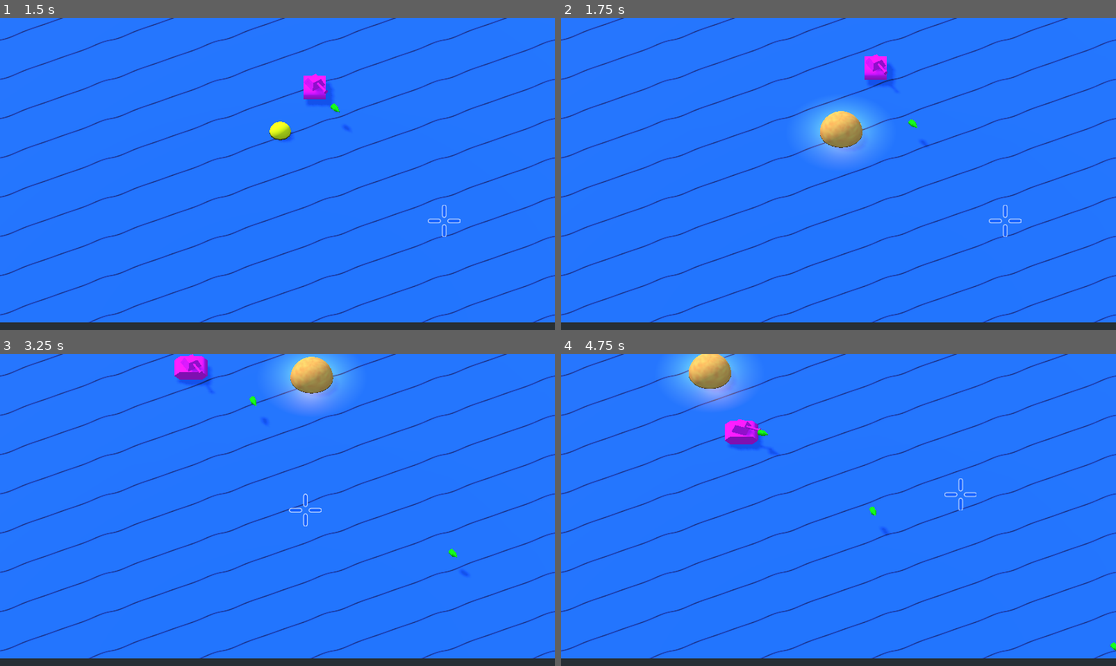
Above: before the commit, frames 1-4 (two rows, left to right).
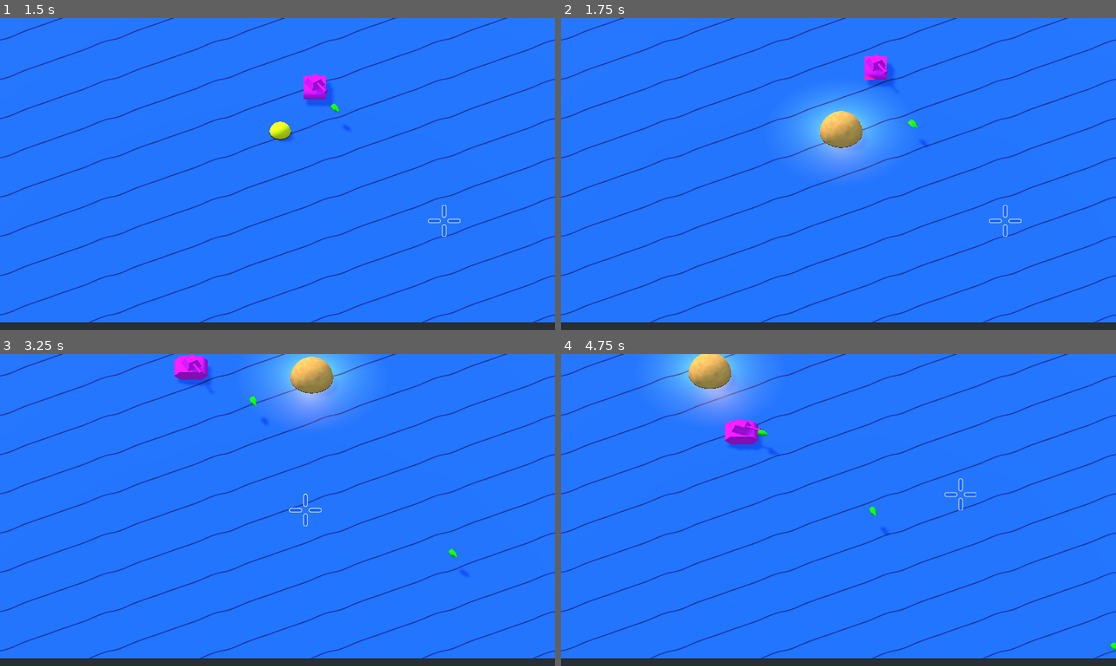
Above: after the commit, the same moments.

Repository: Hasnep/combatanks
Game: Godot game, scene res://World.tscn
The game is run twice, just before and just after one commit, with the same random seed, the same clock (stepped at 60 frames per second) and the same inputs.
Inputs (mouse positions are in pixels of both pictures, inside the frame that each line leads up to):
- Up to frame 1 (1.5 s): tap Enter at 0.5 s; move the mouse to (249, 236) at 0.52 s; hold Up (move_up) from 0.53 s (still down); right-click (249, 236) at 0.6 s; move the mouse to (444, 220) at 1.27 s; click (444, 220) at 1.35 s
- Up to frame 2 (1.75 s): keep holding Up (move_up)
- Up to frame 3 (3.25 s): move the mouse to (111, 463) at 2.02 s; release Up (move_up) at 2.03 s; hold Left (move_left) from 2.03 s (still down); right-click (111, 463) at 2.1 s; move the mouse to (305, 510) at 2.77 s; click (305, 510) at 2.85 s
- Up to frame 4 (4.75 s): move the mouse to (755, 432) at 3.52 s; release Left (move_left) at 3.53 s; hold Down (move_down) 3.53-4.28 s; right-click (755, 432) at 3.6 s; move the mouse to (960, 494) at 4.27 s; hold Right (move_right) from 4.28 s (still down); click (960, 494) at 4.35 s

Frame 1 is identical in both runs. In frame 2, 0.1% of the frame differs, in the area x 46-64%, y 18-51%; in frame 3, 0.5%; in frame 4, 0.5%, in the area x 22-36%, y 12-22%.

Commit message:
Increase explosion light range

Diff:
--- a/Mine/MineExplosion.tscn
+++ b/Mine/MineExplosion.tscn
@@ -45,6 +45,7 @@
 light_color = Color( 0.980392, 0.772549, 0.215686, 1 )
 light_indirect_energy = 0.0
 light_specular = 1.0
+omni_range = 7.0
 
 [node name="MineExplosionTween" type="Tween" parent="."]
 [connection signal="tween_all_completed" from="MineExplosionTween" to="." method="_on_explosion_tweens_completed"]
